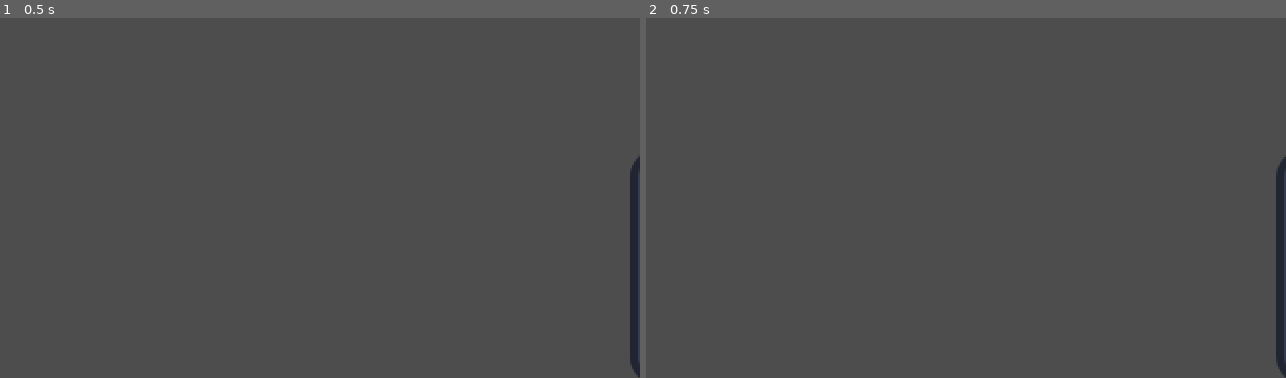
Above: before the commit, frames 1-2 (left to right).
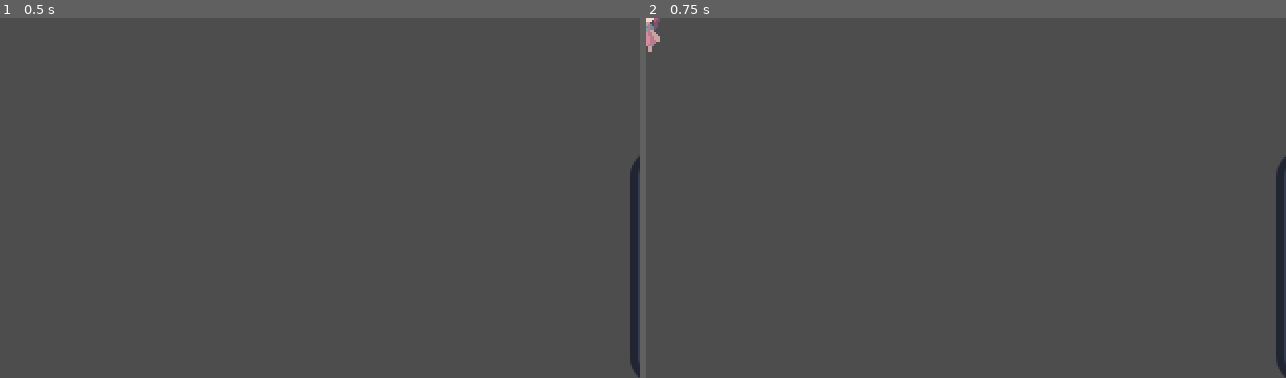
Above: after the commit, the same moments.

Repository: Icewav3/ludumdare54
Game: Godot game, scene res://GlobalScene.tscn
Same seed, same stepped clock (60 frames per second), same inputs: the game is played once before the commit and once after it. The engine's default icon, where the game draws it, is replaced by a stand-in: a white triangle on a blue panel in a dark square.
Inputs:
- Up to frame 1 (0.5 s): no input
- Up to frame 2 (0.75 s): tap Enter at 0.5 s

Frame 1 is identical in both runs. In frame 2, 0.1% of the frame differs, in the area x 0-3%, y 0-10%.

Commit message:
Added player to level 1

Diff:
--- a/GlobalScene.tscn
+++ b/GlobalScene.tscn
@@ -5,7 +5,6 @@
 
 [node name="GlobalScene" type="Node2D"]
 script = ExtResource("1_xwmqt")
-debug = null
 
 [node name="testsprite" type="Sprite2D" parent="."]
 position = Vector2(377.5, 124.5)
--- a/scenes/level_1.tscn
+++ b/scenes/level_1.tscn
@@ -1,3 +1,7 @@
-[gd_scene format=3 uid="uid://dyii0cri0jx83"]
+[gd_scene load_steps=2 format=3 uid="uid://dyii0cri0jx83"]
+
+[ext_resource type="PackedScene" uid="uid://bs6oe80hi2165" path="res://scenes/player.tscn" id="1_fmxc3"]
 
 [node name="Level1" type="Node2D"]
+
+[node name="Player" parent="." instance=ExtResource("1_fmxc3")]
--- a/scenes/player.tscn
+++ b/scenes/player.tscn
@@ -170,11 +170,57 @@
 "WalkUp": SubResource("Animation_o41dq")
 }
 
+[sub_resource type="AnimationNodeAnimation" id="AnimationNodeAnimation_26pi3"]
+animation = &"IdleLeft"
+
+[sub_resource type="AnimationNodeAnimation" id="AnimationNodeAnimation_q7vbw"]
+animation = &"IdleRight"
+
+[sub_resource type="AnimationNodeAnimation" id="AnimationNodeAnimation_os7mc"]
+animation = &"IdleRight"
+
+[sub_resource type="AnimationNodeAnimation" id="AnimationNodeAnimation_t6owl"]
+animation = &"IdleDown"
+
 [sub_resource type="AnimationNodeBlendSpace2D" id="AnimationNodeBlendSpace2D_qvpma"]
+blend_point_0/node = SubResource("AnimationNodeAnimation_26pi3")
+blend_point_0/pos = Vector2(-1, 0)
+blend_point_1/node = SubResource("AnimationNodeAnimation_q7vbw")
+blend_point_1/pos = Vector2(1, 0)
+blend_point_2/node = SubResource("AnimationNodeAnimation_os7mc")
+blend_point_2/pos = Vector2(0, 1)
+blend_point_3/node = SubResource("AnimationNodeAnimation_t6owl")
+blend_point_3/pos = Vector2(0, -1)
+blend_mode = 1
+
+[sub_resource type="AnimationNodeAnimation" id="AnimationNodeAnimation_jievk"]
+animation = &"WalkLeft"
+
+[sub_resource type="AnimationNodeAnimation" id="AnimationNodeAnimation_qf47a"]
+animation = &"WalkUp"
+
+[sub_resource type="AnimationNodeAnimation" id="AnimationNodeAnimation_f7d56"]
+animation = &"WalkRight"
+
+[sub_resource type="AnimationNodeAnimation" id="AnimationNodeAnimation_moipy"]
+animation = &"WalkDown"
+
+[sub_resource type="AnimationNodeBlendSpace2D" id="AnimationNodeBlendSpace2D_sahac"]
+blend_point_0/node = SubResource("AnimationNodeAnimation_jievk")
+blend_point_0/pos = Vector2(-1, 0)
+blend_point_1/node = SubResource("AnimationNodeAnimation_qf47a")
+blend_point_1/pos = Vector2(0, 1)
+blend_point_2/node = SubResource("AnimationNodeAnimation_f7d56")
+blend_point_2/pos = Vector2(1, 0)
+blend_point_3/node = SubResource("AnimationNodeAnimation_moipy")
+blend_point_3/pos = Vector2(0, -1)
+blend_mode = 1
 
 [sub_resource type="AnimationNodeStateMachine" id="AnimationNodeStateMachine_jjxli"]
-states/BlendSpace2D/node = SubResource("AnimationNodeBlendSpace2D_qvpma")
-states/BlendSpace2D/position = Vector2(399, 100)
+states/Idle/node = SubResource("AnimationNodeBlendSpace2D_qvpma")
+states/Idle/position = Vector2(399, 100)
+states/Walk/node = SubResource("AnimationNodeBlendSpace2D_sahac")
+states/Walk/position = Vector2(655, 100)
 
 [sub_resource type="AnimationNodeTimeSeek" id="AnimationNodeTimeSeek_l0evc"]
 
@@ -205,5 +251,6 @@
 [node name="AnimationTree" type="AnimationTree" parent="."]
 tree_root = SubResource("AnimationNodeBlendTree_dss7g")
 anim_player = NodePath("../AnimationPlayer")
-parameters/StateMachine/BlendSpace2D/blend_position = Vector2(0, 0)
+parameters/StateMachine/Idle/blend_position = Vector2(0, 1)
+parameters/StateMachine/Walk/blend_position = Vector2(0, 0)
 parameters/TimeSeek/seek_request = -1.0
--- a/scripts/player.gd
+++ b/scripts/player.gd
@@ -7,3 +7,7 @@
 
 var currentDirection = 1
 var otherDirection = 0
+
+@onready var animationPlayer = $AnimationPlayer
+@onready var animationTree = $AnimationTree
+@onready var animationState = animationTree.get("parameters/StateMachine/playback")
Not shown: 1 places in scenes/player.tscn that only renumber resources
